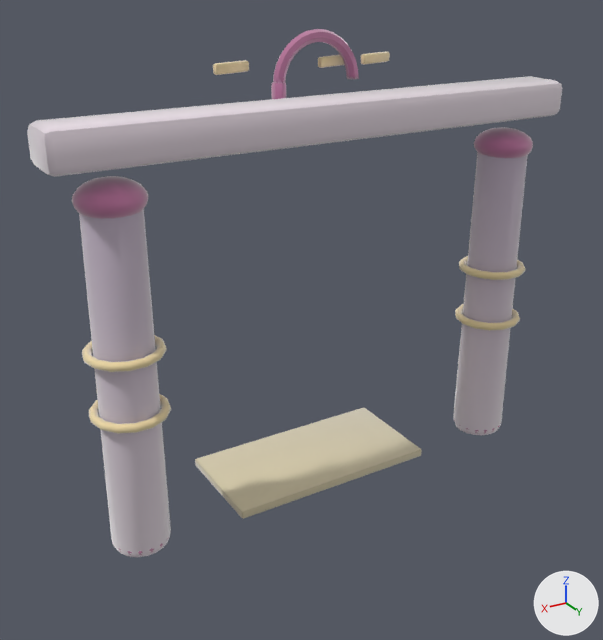
Two versions of the glTF model assets/models/gates/462198a8.glb, one commit apart.
Camera for both pictures: a 50 mm lens placed at (4.41, 6.76, 5.41), pointed at (0.18, -0.29, 1.89). Lighting does not change. The marker at lower right points along +X, +Y and +Z. The picture after the commit comes second. Vertices at exactly the same position are counted once.

In view in the first picture: 'gate_462198a8'.
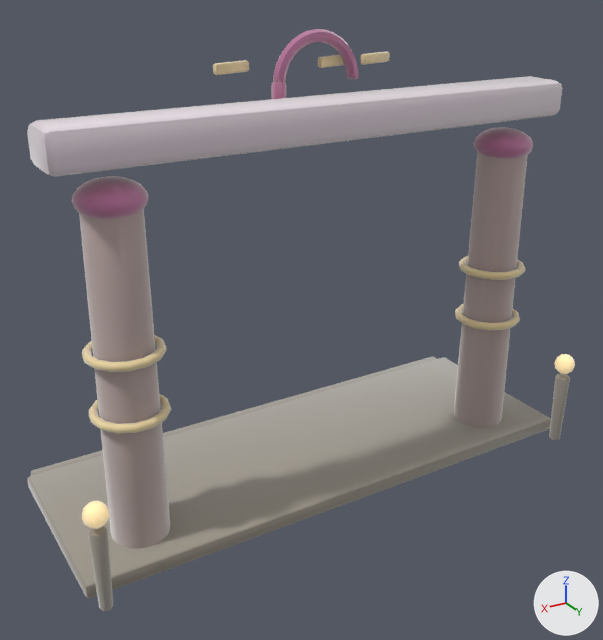
Diff of the bpy script that builds the scene:
```diff
--- a/assets/models/gates/462198a8.glb.py
+++ b/assets/models/gates/462198a8.glb.py
@@ mat_clay__9e978a_0_93 @@
+mat_clay__9e978a_0_93 = bpy.data.materials.new('clay_#9E978A_0.93_-')
+# nodes: BsdfPrincipled, Mix, OutputMaterial, VertexColor
+# colours: grey #9e978a, mixed with the vertex colours
@@ mat_clay__ffe2a8_0_95__ffe2a8 @@
+mat_clay__ffe2a8_0_95__ffe2a8 = bpy.data.materials.new('clay_#FFE2A8_0.95_#FFE2A8')
+# nodes: BsdfPrincipled, Mix, OutputMaterial, VertexColor
+# colours: beige #bca67a, beige #ffe2a8, mixed with the vertex colours
@@ mat_clay__b9b2a2_0_93 @@
+mat_clay__b9b2a2_0_93 = bpy.data.materials.new('clay_#B9B2A2_0.93_-')
+# nodes: BsdfPrincipled, Mix, OutputMaterial, VertexColor
+# colours: grey #b9b2a2, mixed with the vertex colours
@@ me_gate_462198a8 @@
 # used by ob_gate_462198a8; location = (0.0, 0.0, 0.0)
-me_gate_462198a8.from_pydata(...)  # 2531 vertices, 5006 faces; spans x -2.81..2.81, y -1.0..0.38, z -0.03..4.82
+me_gate_462198a8.from_pydata(...)  # 3031 vertices, 5978 faces; spans x -2.99..2.98, y -1.71..0.84, z -0.03..4.82
+# me_gate_462198a8 part 1: a new loose piece, a UV sphere (10 segments, 6 rings, poles along z) spanning x -2.97..-2.73, y 0.61..0.84, z 0.9..1.14, in mat_clay__ffe2a8_0_95__ffe2a8
+# me_gate_462198a8 part 2: the loose piece of 52 vertices spanning x 0.25..0.59, y -0.43..-0.18, z 3.76..3.96 is copied, and the copy is scaled about its middle by (0.716, 0.919, 1.17), then moved by (2.44, 1.02, -2.84), in mat_clay__ffe2a8_0_95__ffe2a8; it spans x 2.73..2.98, y 0.61..0.83, z 0.9..1.14
+# me_gate_462198a8 part 3: a new loose piece of 114 vertices spanning x -2.94..-2.77, y 0.64..0.81, z -0.01..0.86, in mat_clay__9e978a_0_93
+# me_gate_462198a8 part 4: a new loose piece of 114 vertices spanning x 2.77..2.94, y 0.64..0.8, z 0.0..0.86, in mat_clay__9e978a_0_93
+# me_gate_462198a8 part 5: a new loose piece of 56 vertices spanning x -2.99..2.98, y -1.55..0.55, z 0.0..0.16, in mat_clay__9e978a_0_93
+# me_gate_462198a8 part 6: a new loose piece of 56 vertices spanning x -2.91..2.91, y -1.71..-1.37, z 0.0..0.12, in mat_clay__9e978a_0_93
+# me_gate_462198a8 part 7: 4776 kept faces spanning x -2.81..2.81, y -1.0..0.38, z -0.03..4.8 get new vertex colours
+# other edits to the shape of me_gate_462198a8 do not show in these pictures
 me_gate_462198a8.materials.append(mat_clay__f2e4ee_0_92)
@@ me_gate_462198a8 @@
 me_gate_462198a8.materials.append(mat_clay__d8cca8_0_93)
+me_gate_462198a8.materials.append(mat_clay__9e978a_0_93)
+me_gate_462198a8.materials.append(mat_clay__b9b2a2_0_93)
+me_gate_462198a8.materials.append(mat_clay__ffe2a8_0_95__ffe2a8)
```

Boxes (x1, y1, x2, y2) around the edits, measured in the pictures (603 x 640 px):
'gate_462198a8', reshaped (10% taller)
    before: (27, 29, 562, 557)
    after: (27, 29, 575, 611)
part 1 of me_gate_462198a8, added
    after: (554, 354, 575, 374)
part 2 of me_gate_462198a8, added (beige)
    after: (82, 501, 109, 529)
part 3 of me_gate_462198a8, added
    after: (549, 374, 570, 440)
part 4 of me_gate_462198a8, added
    after: (88, 526, 113, 611)
part 5 of me_gate_462198a8, added
    after: (27, 357, 551, 598)
part 6 of me_gate_462198a8, added (mostly hidden)
    after: (31, 357, 436, 476)
part 7 of me_gate_462198a8, recoloured
    before: (79, 153, 528, 557)
    after: (79, 153, 528, 549)
